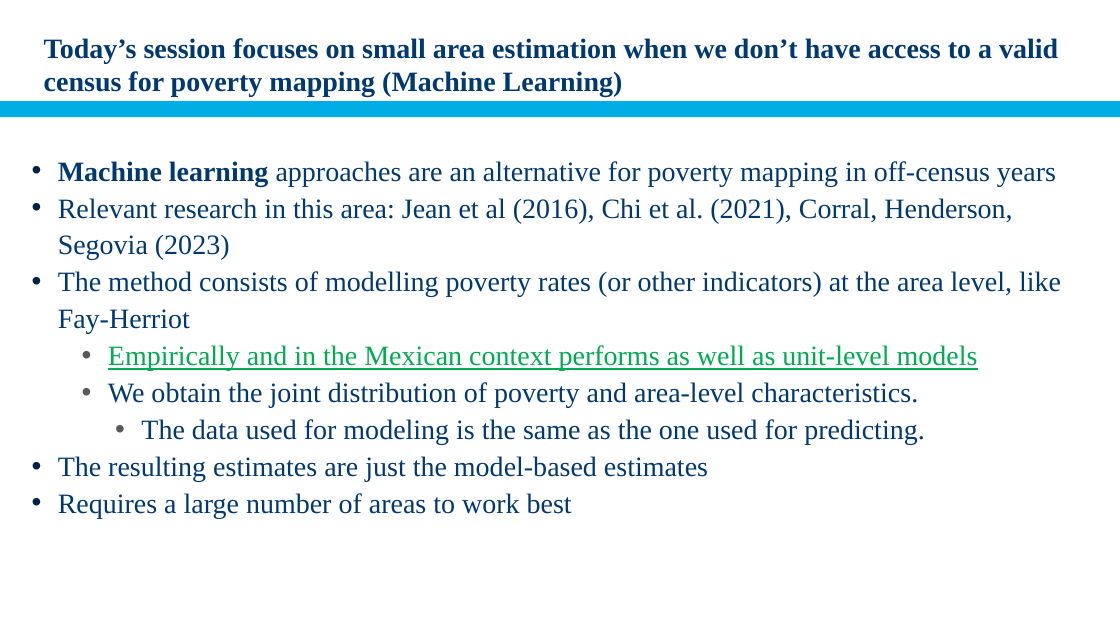
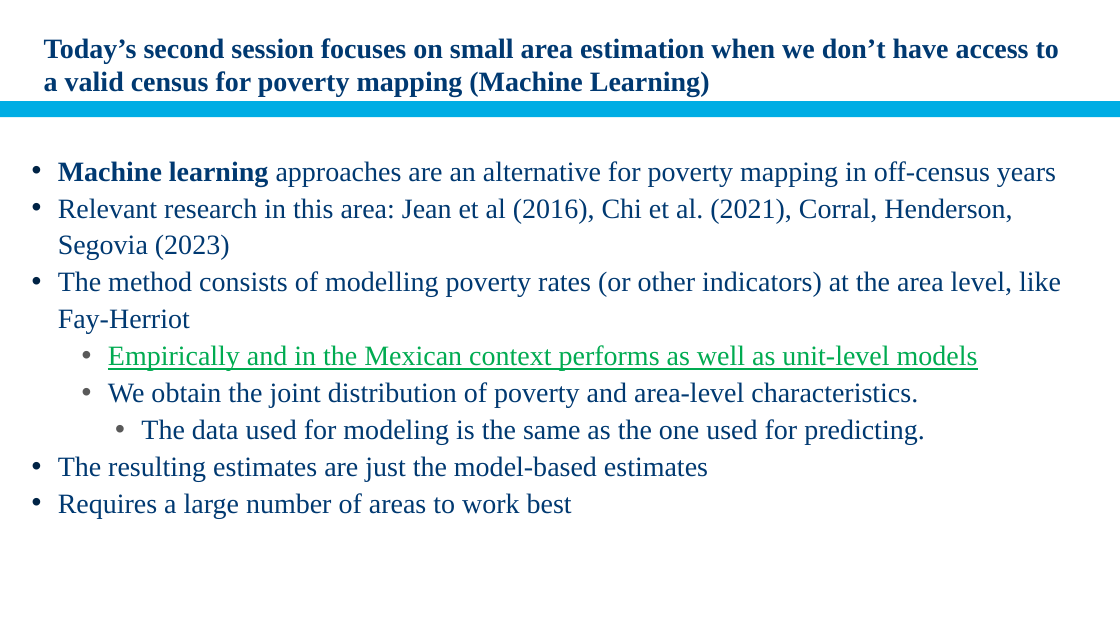
Before and after one commit to pcorralrodas/wb_sae_training, a slide deck: slide 4 of 02.Area_level_models/03.presentation/Off_census_years_sae.pptx. Drawn at 1120x630 pixels with LibreOffice and Linux fonts; fonts in the diff are those of the drawing; background and template pictures are left out. Boxes give left, top, right and bottom in pixels: in the first picture for what was removed or moved away, otherwise in the second. Text is boxed around its words. In the diff, an @@ line names an element or a change of style, - is before the commit and + after.

```diff
--- a/02.Area_level_models/03.presentation/Off_census_years_sae.pptx
+++ b/02.Area_level_models/03.presentation/Off_census_years_sae.pptx
@@ title at (44, 38, 1059, 97): text changed @@
-Today’s session focuses on small area estimation when we don’t have access to a valid census for poverty mapping (Machine Learning)
+Today’s second session focuses on small area estimation when we don’t have access to a valid census for poverty mapping (Machine Learning)
```
Also in this commit, not shown: 3 other slides changed, 5 other files.
